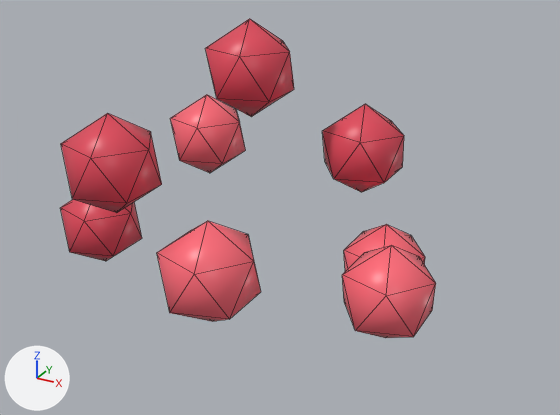
Renders of the glTF model 99nights/models/art/berries.glb from each side of a commit.
Rendered twice from a 50 mm camera at (0.574, -0.896, 0.641) aimed at (0.071, 0.02, 0.183). Lighting does not change. The marker at lower left points along +X, +Y and +Z. The first picture is the older version. Mesh edges are drawn as thin lines.

Names of what the first picture shows: 'berry0', 'berry1', 'berry2', 'berry3', 'berry4', 'berry5', 'berry6', 'berry7'.
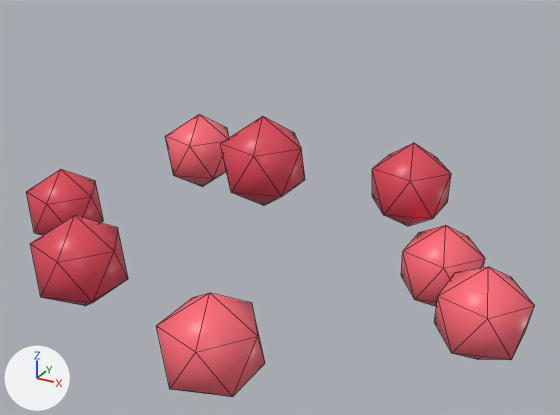
Changed parts and their boxes [x1, y1, x2, y2] in the pictures (560 x 415 px):
'berry5', moved
    before: [157, 221, 261, 322]
    after: [157, 293, 265, 397]
'berry3', moved
    before: [342, 245, 436, 338]
    after: [434, 267, 535, 360]
'berry6', moved
    before: [61, 113, 162, 213]
    after: [30, 215, 128, 306]
'berry2', moved
    before: [205, 19, 294, 117]
    after: [220, 116, 305, 206]
'berry0', moved
    before: [322, 104, 404, 192]
    after: [372, 143, 451, 226]
'berry4', moved
    before: [61, 199, 142, 261]
    after: [26, 169, 103, 235]
'berry7', moved
    before: [344, 224, 425, 271]
    after: [401, 225, 485, 307]
'berry1', moved
    before: [170, 95, 245, 173]
    after: [165, 115, 229, 187]

The change, as a diff of the scene's bpy script:
```diff
--- a/99nights/models/art/berries.glb.py
+++ b/99nights/models/art/berries.glb.py
@@ me_berry0 @@
 # used by ob_berry0; location = (0.0, 0.0, 0.0)
-me_berry0.from_pydata(...)  # 12 vertices, 20 faces; spans x 0.0756..0.2044, y 0.0988..0.2212, z 0.17..0.314
+me_berry0.from_pydata(...)  # 12 vertices, 20 faces; spans x 0.1356..0.2644, y 0.1588..0.2812, z 0.1..0.244
+# me_berry0 part 1: the whole mesh is moved by (0.06, 0.06, -0.07)
 me_berry0.materials.append(mat_m_berry)
@@ me_berry1 @@
 # used by ob_berry1; location = (0.0, 0.0, 0.0)
-me_berry1.from_pydata(...)  # 12 vertices, 20 faces; spans x -0.2244..-0.0956, y 0.1188..0.2412, z 0.14..0.284
+me_berry1.from_pydata(...)  # 12 vertices, 20 faces; spans x -0.2844..-0.1556, y 0.1788..0.3012, z 0.08..0.224
+# me_berry1 part 2: the whole mesh is moved by (-0.06, 0.06, -0.06)
 me_berry1.materials.append(mat_m_berryhi)
@@ me_berry2 @@
 # used by ob_berry2; location = (0.0, 0.0, 0.0)
-me_berry2.from_pydata(...)  # 12 vertices, 20 faces; spans x -0.0644..0.0644, y -0.0012..0.1212, z 0.3..0.444
+me_berry2.from_pydata(...)  # 12 vertices, 20 faces; spans x -0.0444..0.0844, y -0.0012..0.1212, z 0.16..0.304
+# me_berry2 part 3: the whole mesh is moved by (0.02, 0.0, -0.14)
 me_berry2.materials.append(mat_m_berry)
@@ me_berry3 @@
 # used by ob_berry3; location = (0.0, 0.0, 0.0)
-me_berry3.from_pydata(...)  # 12 vertices, 20 faces; spans x 0.1956..0.3244, y -0.0812..0.0412, z 0.04..0.184
+me_berry3.from_pydata(...)  # 12 vertices, 20 faces; spans x 0.3156..0.4444, y -0.0412..0.0812, z 0.02..0.164
+# me_berry3 part 4: the whole mesh is moved by (0.12, 0.04, -0.02)
 me_berry3.materials.append(mat_m_berryhi)
@@ me_berry4 @@
 # used by ob_berry4; location = (0.0, 0.0, 0.0)
-me_berry4.from_pydata(...)  # 12 vertices, 20 faces; spans x -0.3244..-0.1956, y -0.0612..0.0612, z 0.02..0.164
+me_berry4.from_pydata(...)  # 12 vertices, 20 faces; spans x -0.4444..-0.3156, y -0.0212..0.1012, z 0.01..0.154
+# me_berry4 part 5: the whole mesh is moved by (-0.12, 0.04, -0.01)
 me_berry4.materials.append(mat_m_berry)
@@ me_berry5 @@
 # used by ob_berry5; location = (0.0, 0.0, 0.0)
-me_berry5.from_pydata(...)  # 12 vertices, 20 faces; spans x 0.0156..0.1444, y -0.2412..-0.1188, z 0.1..0.244
+me_berry5.from_pydata(...)  # 12 vertices, 20 faces; spans x 0.0556..0.1844, y -0.3012..-0.1788, z 0.04..0.184
+# me_berry5 part 6: the whole mesh is moved by (0.04, -0.06, -0.06)
 me_berry5.materials.append(mat_m_berryhi)
@@ me_berry6 @@
 # used by ob_berry6; location = (0.0, 0.0, 0.0)
-me_berry6.from_pydata(...)  # 12 vertices, 20 faces; spans x -0.1644..-0.0356, y -0.2012..-0.0788, z 0.2..0.344
+me_berry6.from_pydata(...)  # 12 vertices, 20 faces; spans x -0.2044..-0.0756, y -0.2412..-0.1188, z 0.06..0.204
+# me_berry6 part 7: the whole mesh is moved by (-0.04, -0.04, -0.14)
 me_berry6.materials.append(mat_m_berry)
@@ me_berry7 @@
 # used by ob_berry7; location = (0.0, 0.0, 0.0)
-me_berry7.from_pydata(...)  # 12 vertices, 20 faces; spans x 0.1356..0.2644, y 0.0588..0.1812, z 0.0..0.144
+me_berry7.from_pydata(...)  # 12 vertices, 20 faces; spans x 0.2156..0.3444, y 0.0988..0.2212, z 0.0..0.144
+# me_berry7 part 8: the whole mesh is moved by (0.08, 0.04, 0.0)
 me_berry7.materials.append(mat_m_berryhi)
```
